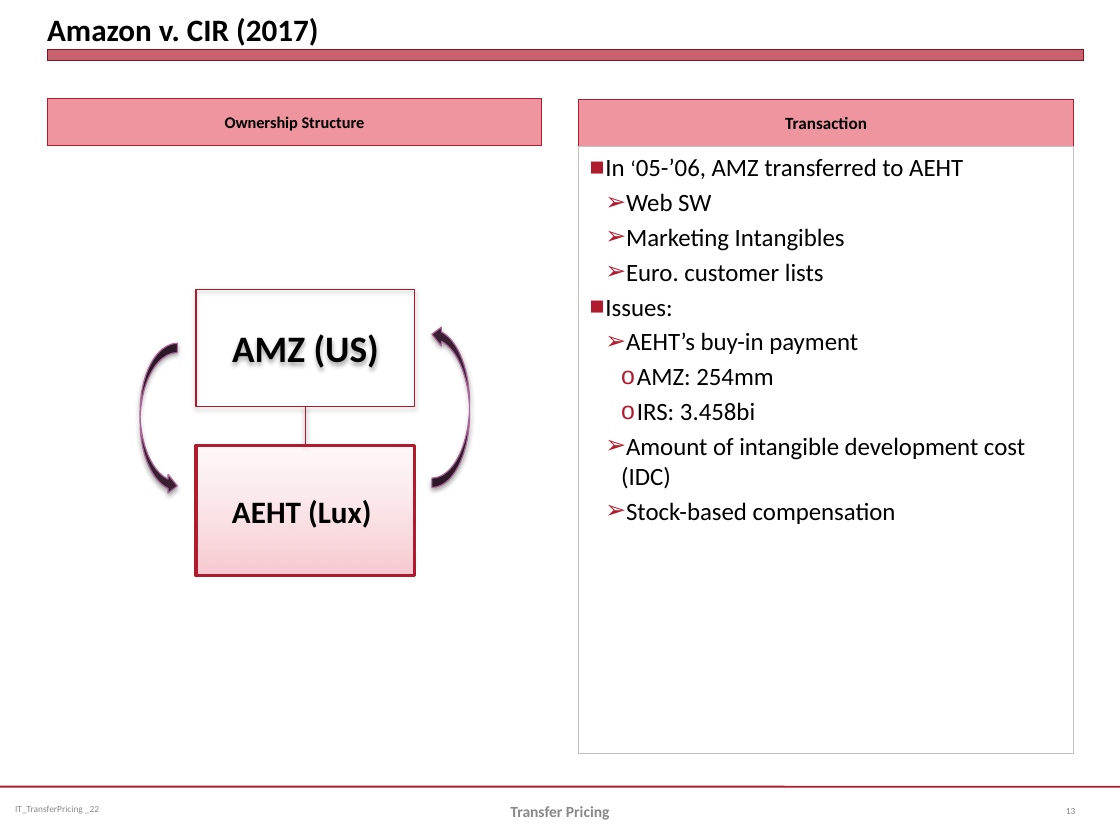
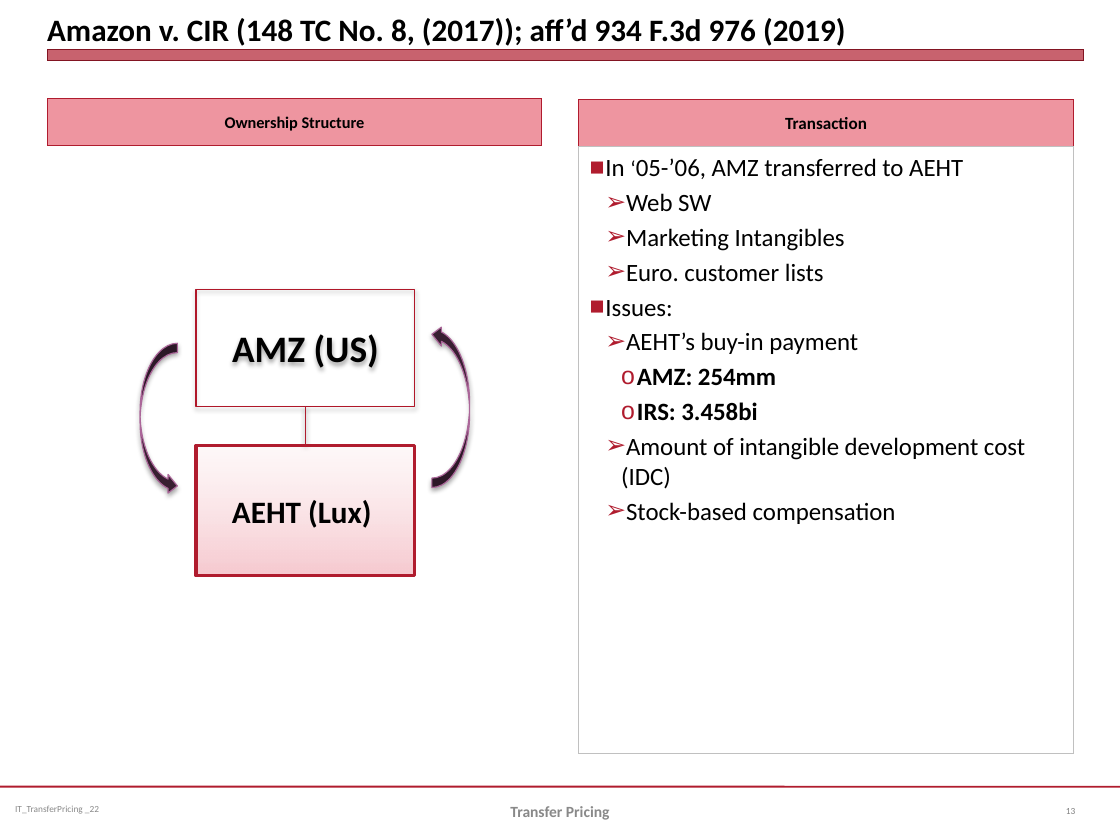
Before and after one commit to jmc877/International-Tax, a slide deck: slide 13 of slides/IT_TransferPricing_2022.pptx. Drawn at 1120x840 pixels with LibreOffice and Linux fonts; fonts in the diff are those of the drawing. Boxes give left, top, right and bottom in pixels: in the first picture for what was removed or moved away, otherwise in the second. Text is boxed around its words. In the diff, an @@ line names an element or a change of style, - is before the commit and + after.

```diff
--- a/slides/IT_TransferPricing_2022.pptx
+++ b/slides/IT_TransferPricing_2022.pptx
@@ title at (x1=47, y1=18, x2=845, y2=46): text changed @@
-Amazon v. CIR (2017)
+Amazon v. CIR (148 TC No. 8, (2017)); aff’d 934 F.3d 976 (2019)
@@ text at (x1=637, y1=368, x2=776, y2=421): bold on in "AMZ: 254mm", "IRS: 3.458bi" @@
```
Also in this commit, not shown: 9 other slides changed, 2 slides removed, 1 other file.
